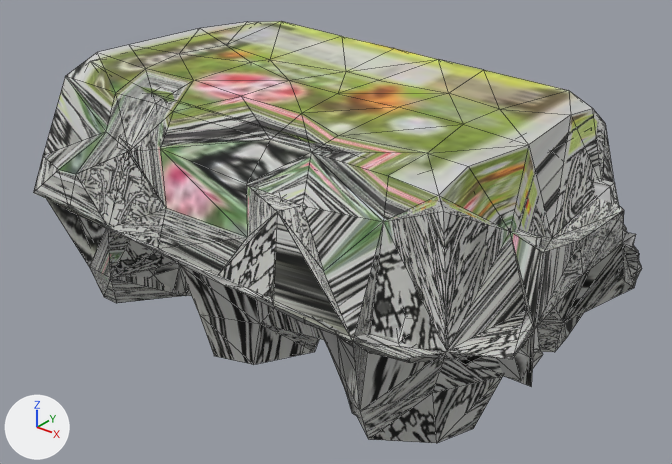
One commit to the glTF model docs/city/models/objects/imp-eggs.glb: the scene before it, then after it.
Before and after are seen from a camera (50 mm lens) standing at (0.285, -0.348, 0.267) and looking at (0.009, -0.003, 0.053). Arrows for +X, +Y and +Z are at lower left; the lights stay in place. The picture after the commit comes second. Mesh edges are drawn as thin lines. Where no turn or scale is listed for an object, it has been applied to the vertices.

Before the edit, the objects in view are built like this:
```python
me_object_0 = bpy.data.meshes.new('Object_0')
me_object_0.from_pydata(...)  # 1002 vertices, 1994 faces; spans x -0.15..0.15, y -0.103..0.103, z -0.068..0.068
me_object_0.materials.append(mat_material_0)  # picture img_image_0
me_object_0_001 = bpy.data.meshes.new('Object_0.001')
me_object_0_001.from_pydata(...)  # 252 vertices, 539 faces; spans x -0.15..0.15, y -0.101..0.101, z -0.068..0.068
me_object_0_001.materials.append(mat_material_0)  # picture img_image_0
ob_object_2 = bpy.data.objects.new('Object_2', me_object_0)
ob_object_2.location = (0.0, 0.0, 0.0676)
ob_object_2_001 = bpy.data.objects.new('Object_2.001', me_object_0_001)
ob_object_2_001.location = (0.0, 0.0, 0.0679)
```
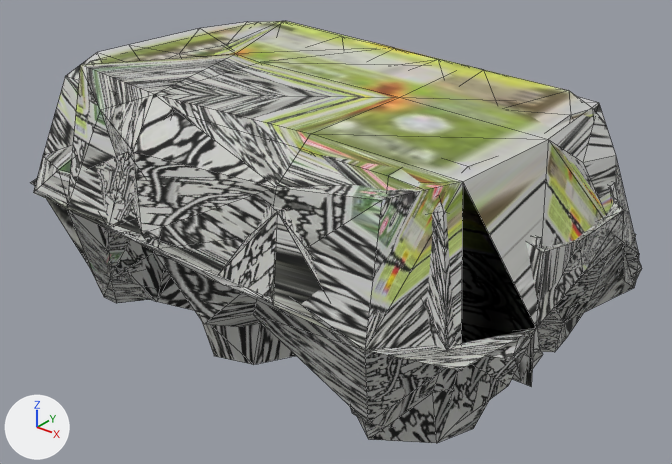
What changed in the scene script:
```text
Add me_object_0_002:
    me_object_0_002.from_pydata(...)  # 67 vertices, 147 faces; spans x -0.15..0.15, y -0.102..0.102, z -0.069..0.069
    me_object_0_002.materials.append(mat_material_0)  # picture img_image_0
Add ob_object_2_002:
    ob_object_2_002 = bpy.data.objects.new('Object_2.002', me_object_0_002)
    ob_object_2_002.location = (0.0, 0.0, 0.0694)
```

Where the change shows, as pixel boxes [x1, y1, x2, y2] in the pictures (672 x 464 px):
'Object_2.002', added
    after: [31, 21, 639, 427]
'Object_2.001', unchanged, covered by the edit
    both: [33, 21, 639, 443]
'Object_2', unchanged, covered by the edit
    both: [55, 25, 641, 416]
